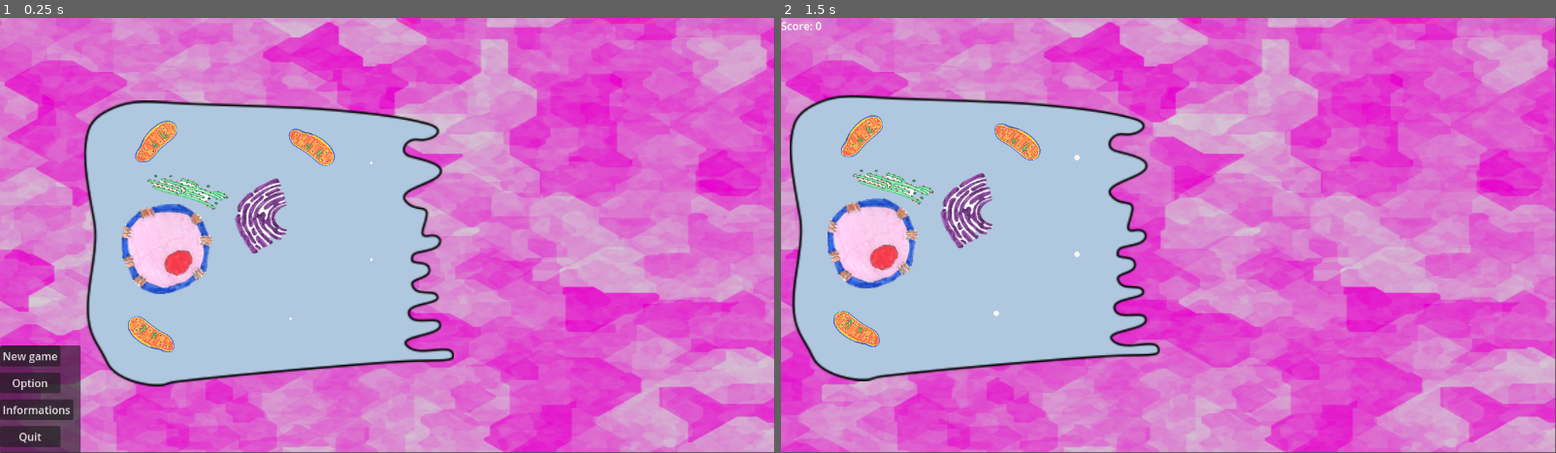
Above: before the commit, frames 1-2 (left to right).
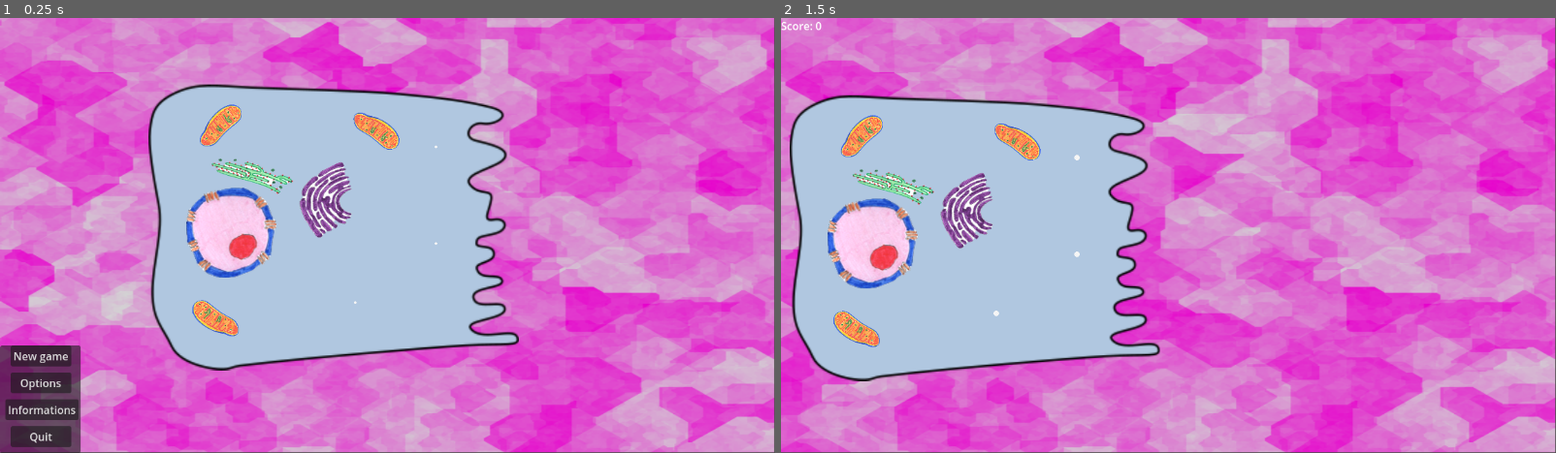
Above: after the commit, the same moments.

Repository: leclercsimon74/Godot4_cell2
Game: Godot game, scene res://scene/menu2.tscn
Same seed, same stepped clock (60 frames per second), same inputs: the game is played once before the commit and once after it.
Inputs (mouse positions are in pixels of both pictures, inside the frame that each line leads up to):
- Up to frame 1 (0.25 s): no input
- Up to frame 2 (1.5 s): click "New game" at 0.5 s; tap Enter at 1.25 s; move the mouse to (1339, 213) at 1.27 s; click (1339, 213) at 1.42 s

The runs differ from the first frame. In frame 1, 20% of the frame differs, in the area x 0-67%, y 15-99%; in frame 2, nothing differs.

Commit message:
Add files via upload

Diff:
--- a/scene/Game_over.gd
+++ b/scene/Game_over.gd
@@ -1,11 +1,12 @@
-extends Node2D
+extends CanvasLayer
 
 
-# Called when the node enters the scene tree for the first time.
-func _ready():
-	pass # Replace with function body.
 
 
-# Called every frame. 'delta' is the elapsed time since the previous frame.
-func _process(delta):
-	pass
+func _on_quit_button_pressed():
+	print('Quit the game')
+	get_tree().quit()
+
+
+func _on_try_button_pressed():
+	get_tree().change_scene_to_file("res://scene/menu2.tscn")
--- a/scene/Game_over.tscn
+++ b/scene/Game_over.tscn
@@ -1,6 +1,70 @@
-[gd_scene load_steps=2 format=3 uid="uid://bg3k7dlxss6ob"]
+[gd_scene load_steps=6 format=3 uid="uid://bg3k7dlxss6ob"]
 
 [ext_resource type="Script" path="res://scene/Game_over.gd" id="1_f8bhx"]
 
-[node name="Game_Over" type="Node2D"]
+[sub_resource type="Gradient" id="Gradient_ij0x2"]
+colors = PackedColorArray(0.582277, 1.60275e-05, 0.422842, 1, 0.831774, 0.709785, 0.966322, 1)
+
+[sub_resource type="FastNoiseLite" id="FastNoiseLite_wuvn8"]
+noise_type = 4
+seed = 4
+
+[sub_resource type="NoiseTexture2D" id="NoiseTexture2D_8bcwo"]
+color_ramp = SubResource("Gradient_ij0x2")
+noise = SubResource("FastNoiseLite_wuvn8")
+
+[sub_resource type="StyleBoxTexture" id="StyleBoxTexture_3knjg"]
+texture = SubResource("NoiseTexture2D_8bcwo")
+
+[node name="Game_Over" type="CanvasLayer"]
 script = ExtResource("1_f8bhx")
+
+[node name="Panel" type="Panel" parent="."]
+process_mode = 3
+offset_left = 334.0
+offset_top = 29.0
+offset_right = 815.0
+offset_bottom = 611.0
+theme_override_styles/panel = SubResource("StyleBoxTexture_3knjg")
+
+[node name="VBoxContainer" type="VBoxContainer" parent="Panel"]
+process_mode = 3
+layout_mode = 2
+offset_left = -298.0
+offset_right = 779.0
+offset_bottom = 582.0
+theme_override_constants/separation = 60
+
+[node name="Label" type="Label" parent="Panel/VBoxContainer"]
+process_mode = 3
+layout_mode = 2
+theme_override_font_sizes/font_size = 50
+text = "GAME OVER"
+horizontal_alignment = 1
+
+[node name="CenterContainer" type="CenterContainer" parent="Panel/VBoxContainer/Label"]
+process_mode = 3
+layout_mode = 2
+offset_top = 196.0
+offset_right = 1077.0
+offset_bottom = 300.0
+
+[node name="VBoxContainer" type="VBoxContainer" parent="Panel/VBoxContainer/Label/CenterContainer"]
+process_mode = 3
+layout_mode = 2
+theme_override_constants/separation = 60
+
+[node name="TryButton" type="Button" parent="Panel/VBoxContainer/Label/CenterContainer/VBoxContainer"]
+process_mode = 3
+layout_mode = 2
+theme_override_font_sizes/font_size = 30
+text = "Try again"
+
+[node name="QuitButton" type="Button" parent="Panel/VBoxContainer/Label/CenterContainer/VBoxContainer"]
+process_mode = 3
+layout_mode = 2
+theme_override_font_sizes/font_size = 30
+text = "Quit"
+
+[connection signal="pressed" from="Panel/VBoxContainer/Label/CenterContainer/VBoxContainer/TryButton" to="." method="_on_try_button_pressed"]
+[connection signal="pressed" from="Panel/VBoxContainer/Label/CenterContainer/VBoxContainer/QuitButton" to="." method="_on_quit_button_pressed"]
--- /dev/null
+++ b/scene/information.gd
@@ -0,0 +1,19 @@
+extends Control
+
+var speed := 25
+
+func _ready():
+	randomize()
+	$Virus1.apply_impulse(Vector2(randi()%int(speed),randi()%int(speed)))
+	$RigidBody2D.apply_impulse(Vector2(randi()%int(speed),randi()%int(speed)))
+	$RigidBody2D3.apply_impulse(Vector2(randi()%int(speed),randi()%int(speed)))
+	$RigidBody2D2.apply_impulse(Vector2(randi()%int(speed),randi()%int(speed)))
+	$RigidBody2D4.apply_impulse(Vector2(randi()%int(speed),randi()%int(speed)))
+	$RigidBody2D5.apply_impulse(Vector2(randi()%int(speed),randi()%int(speed)))
+
+func _on_button_pressed():
+	get_tree().change_scene_to_file("res://scene/menu2.tscn")
+
+
+func _on_next_button_pressed():
+	get_tree().change_scene_to_file("res://scene/organelle_info.tscn")
--- /dev/null
+++ b/scene/information.tscn
@@ -0,0 +1,212 @@
+[gd_scene load_steps=22 format=3 uid="uid://c50auxgppc4t3"]
+
+[ext_resource type="Script" path="res://scene/information.gd" id="1_s5gd6"]
+[ext_resource type="Texture2D" uid="uid://cayjyvsxcgv4j" path="res://img/Viruses/Ambre_Virus_trans.png" id="2_hspkd"]
+[ext_resource type="Texture2D" uid="uid://b7mhwsit1h3wf" path="res://img/Viruses/Virus-Visa-5_trans.png" id="3_oifip"]
+[ext_resource type="Texture2D" uid="uid://bvcmrpbi2bb6k" path="res://img/Viruses/Virus-Visa-10_trans.png" id="4_2gy3s"]
+[ext_resource type="Texture2D" uid="uid://bg24k3jy5cm8d" path="res://img/Viruses/Virus_Kari-1_trans.png" id="5_2ypdi"]
+[ext_resource type="Texture2D" uid="uid://uki7tm8a0om4" path="res://img/Viruses/Virus_Simon-2_trans.png" id="6_2x2lh"]
+[ext_resource type="Texture2D" uid="uid://dxvnewbxeh1vy" path="res://img/Viruses/Virus-Maija-1_trans.png" id="7_s0x3s"]
+
+[sub_resource type="Gradient" id="Gradient_jeyw4"]
+colors = PackedColorArray(0.322094, 2.52927e-05, 0.280074, 1, 0.404512, 0.404511, 0.404511, 1)
+
+[sub_resource type="FastNoiseLite" id="FastNoiseLite_00rdv"]
+noise_type = 2
+seed = 1
+frequency = 0.0203
+cellular_distance_function = 2
+cellular_jitter = 0.9
+cellular_return_type = 0
+metadata/_preview_in_3d_space_ = true
+
+[sub_resource type="NoiseTexture2D" id="NoiseTexture2D_j570o"]
+color_ramp = SubResource("Gradient_jeyw4")
+noise = SubResource("FastNoiseLite_00rdv")
+
+[sub_resource type="RectangleShape2D" id="RectangleShape2D_i7gos"]
+size = Vector2(1170, 20)
+
+[sub_resource type="RectangleShape2D" id="RectangleShape2D_vx6lx"]
+size = Vector2(14, 648)
+
+[sub_resource type="PhysicsMaterial" id="PhysicsMaterial_w3ear"]
+friction = 0.0
+bounce = 1.0
+
+[sub_resource type="CircleShape2D" id="CircleShape2D_s0vim"]
+radius = 40.0
+
+[sub_resource type="PhysicsMaterial" id="PhysicsMaterial_r850n"]
+friction = 0.0
+bounce = 1.0
+
+[sub_resource type="CircleShape2D" id="CircleShape2D_0kpls"]
+radius = 32.0
+
+[sub_resource type="PhysicsMaterial" id="PhysicsMaterial_iklp6"]
+friction = 0.0
+bounce = 1.0
+
+[sub_resource type="CircleShape2D" id="CircleShape2D_i1k7v"]
+radius = 32.0
+
+[sub_resource type="CircleShape2D" id="CircleShape2D_jam2n"]
+radius = 32.0
+
+[sub_resource type="CircleShape2D" id="CircleShape2D_yw3be"]
+radius = 32.0
+
+[sub_resource type="CircleShape2D" id="CircleShape2D_2p27p"]
+radius = 32.0
+
+[node name="Information" type="Control"]
+layout_mode = 3
+anchors_preset = 15
+anchor_right = 1.0
+anchor_bottom = 1.0
+grow_horizontal = 2
+grow_vertical = 2
+script = ExtResource("1_s5gd6")
+
+[node name="TextureRect" type="TextureRect" parent="."]
+layout_mode = 0
+offset_right = 1151.0
+offset_bottom = 647.0
+texture = SubResource("NoiseTexture2D_j570o")
+
+[node name="Worldbundary" type="StaticBody2D" parent="."]
+collision_mask = 0
+
+[node name="CollisionShape2D4" type="CollisionShape2D" parent="Worldbundary"]
+position = Vector2(576, 648)
+shape = SubResource("RectangleShape2D_i7gos")
+
+[node name="CollisionShape2D3" type="CollisionShape2D" parent="Worldbundary"]
+position = Vector2(576, -8)
+shape = SubResource("RectangleShape2D_i7gos")
+
+[node name="CollisionShape2D2" type="CollisionShape2D" parent="Worldbundary"]
+position = Vector2(1152, 320)
+shape = SubResource("RectangleShape2D_vx6lx")
+
+[node name="CollisionShape2D" type="CollisionShape2D" parent="Worldbundary"]
+position = Vector2(-4, 324)
+shape = SubResource("RectangleShape2D_vx6lx")
+
+[node name="Virus1" type="RigidBody2D" parent="."]
+position = Vector2(360, 568)
+physics_material_override = SubResource("PhysicsMaterial_w3ear")
+linear_velocity = Vector2(-10, 10)
+linear_damp_mode = 1
+angular_damp_mode = 1
+
+[node name="AmbreVirusTrans" type="Sprite2D" parent="Virus1"]
+position = Vector2(9.15527e-05, 0.00012207)
+scale = Vector2(1.375, 1.375)
+texture = ExtResource("2_hspkd")
+
+[node name="CollisionShape2D" type="CollisionShape2D" parent="Virus1"]
+shape = SubResource("CircleShape2D_s0vim")
+
+[node name="RigidBody2D" type="RigidBody2D" parent="."]
+position = Vector2(48, 544)
+physics_material_override = SubResource("PhysicsMaterial_r850n")
+linear_damp_mode = 1
+angular_velocity = 0.174533
+angular_damp_mode = 1
+
+[node name="CollisionShape2D" type="CollisionShape2D" parent="RigidBody2D"]
+shape = SubResource("CircleShape2D_0kpls")
+
+[node name="Virus-maija-1Trans" type="Sprite2D" parent="RigidBody2D"]
+texture = ExtResource("7_s0x3s")
+
+[node name="RigidBody2D3" type="RigidBody2D" parent="."]
+position = Vector2(920, 544)
+physics_material_override = SubResource("PhysicsMaterial_iklp6")
+linear_damp_mode = 1
+angular_velocity = -0.872665
+angular_damp_mode = 1
+
+[node name="VirusKari-1Trans" type="Sprite2D" parent="RigidBody2D3"]
+texture = ExtResource("5_2ypdi")
+
+[node name="CollisionShape2D" type="CollisionShape2D" parent="RigidBody2D3"]
+shape = SubResource("CircleShape2D_i1k7v")
+
+[node name="RigidBody2D2" type="RigidBody2D" parent="."]
+position = Vector2(48, 48)
+linear_damp_mode = 1
+angular_damp_mode = 1
+
+[node name="CollisionShape2D" type="CollisionShape2D" parent="RigidBody2D2"]
+shape = SubResource("CircleShape2D_jam2n")
+
+[node name="Virus-visa-10Trans" type="Sprite2D" parent="RigidBody2D2"]
+texture = ExtResource("4_2gy3s")
+
+[node name="RigidBody2D4" type="RigidBody2D" parent="."]
+position = Vector2(1104, 192)
+linear_damp_mode = 1
+angular_damp_mode = 1
+
+[node name="CollisionShape2D" type="CollisionShape2D" parent="RigidBody2D4"]
+shape = SubResource("CircleShape2D_yw3be")
+
+[node name="Virus-visa-5Trans" type="Sprite2D" parent="RigidBody2D4"]
+scale = Vector2(0.875, 0.875)
+texture = ExtResource("3_oifip")
+
+[node name="RigidBody2D5" type="RigidBody2D" parent="."]
+position = Vector2(1024, 424)
+gravity_scale = 0.0
+linear_damp_mode = 1
+angular_damp_mode = 1
+
+[node name="CollisionShape2D" type="CollisionShape2D" parent="RigidBody2D5"]
+shape = SubResource("CircleShape2D_2p27p")
+
+[node name="VirusSimon-2Trans" type="Sprite2D" parent="RigidBody2D5"]
+texture = ExtResource("6_2x2lh")
+
+[node name="RichTextLabel" type="RichTextLabel" parent="."]
+layout_mode = 0
+offset_left = 64.0
+offset_top = 16.0
+offset_right = 1088.0
+offset_bottom = 576.0
+bbcode_enabled = true
+text = "[center][b]The world of virus[/b][/center]
+
+Viruses are like little packages of trouble. They're made up of tiny pieces, kind of like a puzzle. These pieces help the virus sneak into your body.
+
+Once a virus gets inside your body, it starts to cause problems. It's like a little troublemaker that makes you feel unwell. It can give you a fever, make you cough or sneeze, and even make you feel tired.
+
+But here's where the real superhero action happens! Our bodies have amazing superhero cells called \"white blood cells.\" These white blood cells are like the body's defense team. They work really hard to fight off these tiny villains.
+
+When white blood cells see a virus, they get all geared up for battle. They can surround the virus, kind of like building a wall around it, to keep it from causing more trouble. They also shoot special weapons at the virus, which can break it into pieces and stop it from making you even sicker.
+
+So, a virus is like a tiny, sneaky troublemaker that can make you sick, but your body has its own superheroes, the white blood cells, to help you get better by fighting off the virus and keeping you healthy!
+
+[b]In this Game[/b]
+The virus attack your cell, and you need to target them using the vesicles. Be carefull, if the virus enter the nucleus, it is game over! The virus will be able to multiplicate in the cell and make you sick."
+
+[node name="Button" type="Button" parent="."]
+layout_mode = 0
+offset_left = 1072.0
+offset_top = 592.0
+offset_right = 1133.0
+offset_bottom = 623.0
+text = "Return"
+
+[node name="NextButton" type="Button" parent="."]
+layout_mode = 0
+offset_left = 48.0
+offset_top = 592.0
+offset_right = 177.0
+offset_bottom = 623.0
+text = "Next: Organelle"
+
+[connection signal="pressed" from="Button" to="." method="_on_button_pressed"]
+[connection signal="pressed" from="NextButton" to="." method="_on_next_button_pressed"]
--- a/scene/menu2.tscn
+++ b/scene/menu2.tscn
@@ -44,34 +44,38 @@
 
 [node name="start_button" type="Button" parent="UI/ItemList"]
 layout_mode = 0
-offset_right = 8.0
-offset_bottom = 8.0
+offset_left = 16.0
+offset_right = 106.0
+offset_bottom = 31.0
 text = "New game"
 
 [node name="option_button" type="Button" parent="UI/ItemList"]
 layout_mode = 0
+offset_left = 16.0
 offset_top = 40.0
-offset_right = 90.0
+offset_right = 106.0
 offset_bottom = 71.0
-text = "Option
+text = "Options
 "
 
 [node name="info_button" type="Button" parent="UI/ItemList"]
 layout_mode = 0
+offset_left = 8.0
 offset_top = 80.0
-offset_right = 109.0
+offset_right = 117.0
 offset_bottom = 111.0
 text = "Informations"
 
 [node name="quit_button" type="Button" parent="UI/ItemList"]
 layout_mode = 0
+offset_left = 16.0
 offset_top = 120.0
-offset_right = 90.0
+offset_right = 106.0
 offset_bottom = 151.0
 text = "Quit"
 
 [node name="cell" parent="." instance=ExtResource("2_xy74m")]
-position = Vector2(400, 336)
+position = Vector2(496, 312)
 
 [connection signal="pressed" from="UI/ItemList/start_button" to="." method="_on_start_button_pressed"]
 [connection signal="pressed" from="UI/ItemList/option_button" to="." method="_on_option_button_pressed"]
--- /dev/null
+++ b/scene/organelle_info.gd
@@ -0,0 +1,16 @@
+extends Control
+
+
+
+func _ready():
+	var tween2 = get_tree().create_tween()
+	tween2.tween_property($NucleusKariTrans, "rotation", 10, 20)
+
+
+
+func _on_button_pressed():
+	get_tree().change_scene_to_file("res://scene/menu2.tscn")
+
+
+func _on_previous_button_pressed():
+	get_tree().change_scene_to_file("res://scene/information.tscn")
--- /dev/null
+++ b/scene/organelle_info.tscn
@@ -0,0 +1,131 @@
+[gd_scene load_steps=10 format=3 uid="uid://c7ihx4lkgp2h3"]
+
+[ext_resource type="Script" path="res://scene/organelle_info.gd" id="1_i35mh"]
+[ext_resource type="Texture2D" uid="uid://cik21esphwb68" path="res://img/Cell content/Nucleus_Kari_trans.png" id="1_o7n8u"]
+[ext_resource type="Texture2D" uid="uid://bjvscxvycrcrh" path="res://img/Cell content/Mito_Simon_trans.png" id="2_adjw4"]
+[ext_resource type="Texture2D" uid="uid://cc5wqq02o0pyw" path="res://img/Cell content/Golgi_Kari_trans.png" id="3_tngka"]
+[ext_resource type="Texture2D" uid="uid://cvgwt7kxioyvd" path="res://img/Cell content/Reticulum_Simon_trans.png" id="4_imdtl"]
+[ext_resource type="Texture2D" uid="uid://dpthqpw1xoeiy" path="res://img/Cell content/Cell1.png" id="6_pug83"]
+
+[sub_resource type="Gradient" id="Gradient_awggh"]
+colors = PackedColorArray(0.322094, 2.52927e-05, 0.280074, 1, 0.404512, 0.404511, 0.404511, 1)
+
+[sub_resource type="FastNoiseLite" id="FastNoiseLite_5qiu8"]
+noise_type = 2
+seed = 1
+frequency = 0.0203
+cellular_distance_function = 2
+cellular_jitter = 0.9
+cellular_return_type = 0
+metadata/_preview_in_3d_space_ = true
+
+[sub_resource type="NoiseTexture2D" id="NoiseTexture2D_assrt"]
+color_ramp = SubResource("Gradient_awggh")
+noise = SubResource("FastNoiseLite_5qiu8")
+
+[node name="Organelle" type="Control"]
+layout_mode = 3
+anchors_preset = 15
+anchor_right = 1.0
+anchor_bottom = 1.0
+grow_horizontal = 2
+grow_vertical = 2
+script = ExtResource("1_i35mh")
+
+[node name="TextureRect" type="TextureRect" parent="."]
+offset_right = 1151.0
+offset_bottom = 647.0
+texture = SubResource("NoiseTexture2D_assrt")
+
+[node name="RichTextLabel" type="RichTextLabel" parent="."]
+offset_left = 224.0
+offset_top = 16.0
+offset_right = 1088.0
+offset_bottom = 576.0
+bbcode_enabled = true
+text = "[center][b]Organelles of the cell[/b][/center]
+
+[b]The nucleus[/b]
+Think of the nucleus as the cell's control center or boss. It's like the brain of the cell. It tells the cell what to do and how to do it. Just like your brain helps you think and make decisions, the nucleus helps the cell do its job.
+
+[b]The reticulum[/b]
+The endoplasmic reticulum is like a highway inside the cell. It helps transport things from one part of the cell to another. Just like cars on a highway move people and things around, the ER moves molecules and materials around the cell so it can work properly.
+
+[b]The golgi[/b]
+Picture the Golgi as the cell's post office. It packages and sends things to different parts of the cell or even outside the cell. It's like wrapping up a gift and sending it to the right place. Cells use the Golgi to send important stuff where it's needed.
+
+[b]The mitochondria[/b]
+Imagine mitochondria as the power plants of the cell. They make energy, which is like the cell's food. This energy helps the cell do all the things it needs to do, just like how you need food to have the energy to play and learn..
+
+"
+
+[node name="Button" type="Button" parent="."]
+offset_left = 1072.0
+offset_top = 592.0
+offset_right = 1133.0
+offset_bottom = 623.0
+text = "Return"
+
+[node name="PreviousButton" type="Button" parent="."]
+offset_left = 48.0
+offset_top = 592.0
+offset_right = 93.0
+offset_bottom = 623.0
+text = "Previous: Virus"
+
+[node name="NucleusKariTrans" type="Sprite2D" parent="."]
+position = Vector2(152, 80)
+scale = Vector2(0.46875, 0.46875)
+texture = ExtResource("1_o7n8u")
+
+[node name="MitoSimonTrans" type="Sprite2D" parent="."]
+position = Vector2(152, 440)
+scale = Vector2(0.375, 0.375)
+texture = ExtResource("2_adjw4")
+
+[node name="GolgiKariTrans" type="Sprite2D" parent="."]
+position = Vector2(80, 328)
+scale = Vector2(0.375, 0.375)
+texture = ExtResource("3_tngka")
+
+[node name="ReticulumSimonTrans" type="Sprite2D" parent="."]
+position = Vector2(112, 216)
+rotation = 0.958186
+scale = Vector2(0.5, 0.5)
+texture = ExtResource("4_imdtl")
+
+[node name="Cell1" type="Sprite2D" parent="."]
+position = Vector2(560, 552)
+scale = Vector2(0.837678, 0.837678)
+texture = ExtResource("6_pug83")
+
+[node name="GolgiKariTrans" type="Sprite2D" parent="Cell1"]
+position = Vector2(9.55029, 57.3013)
+rotation = -2.15374
+scale = Vector2(0.167875, 0.167875)
+texture = ExtResource("3_tngka")
+
+[node name="NucleusKariTrans2" type="Sprite2D" parent="Cell1"]
+position = Vector2(-45.2147, -2.37109)
+scale = Vector2(0.316036, 0.316036)
+texture = ExtResource("1_o7n8u")
+
+[node name="ReticulumSimonTrans2" type="Sprite2D" parent="Cell1"]
+position = Vector2(-57.301, -57.3013)
+rotation = 0.479966
+scale = Vector2(0.298444, 0.298444)
+texture = ExtResource("4_imdtl")
+
+[node name="MitoSimonTrans" type="Sprite2D" parent="Cell1"]
+position = Vector2(47.751, -47.7507)
+scale = Vector2(0.167875, 0.167875)
+texture = ExtResource("2_adjw4")
+
+[node name="MitoSimonTrans2" type="Sprite2D" parent="Cell1"]
+position = Vector2(-66.8513, 66.8516)
+rotation = -2.03505
+scale = Vector2(0.167875, 0.167875)
+texture = ExtResource("2_adjw4")
+
+[connection signal="pressed" from="Button" to="." method="_on_button_pressed"]
+[connection signal="pressed" from="PreviousButton" to="." method="_on_previous_button_pressed"]
Not shown: 2 places in scene/menu2.tscn that only renumber resources
